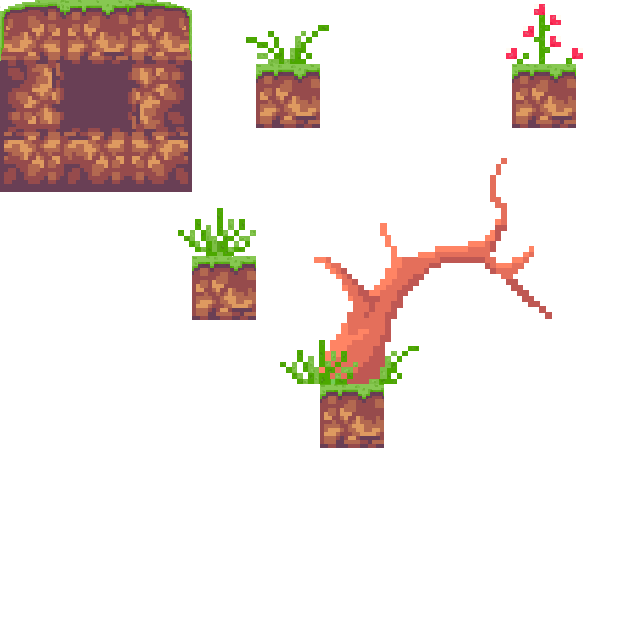
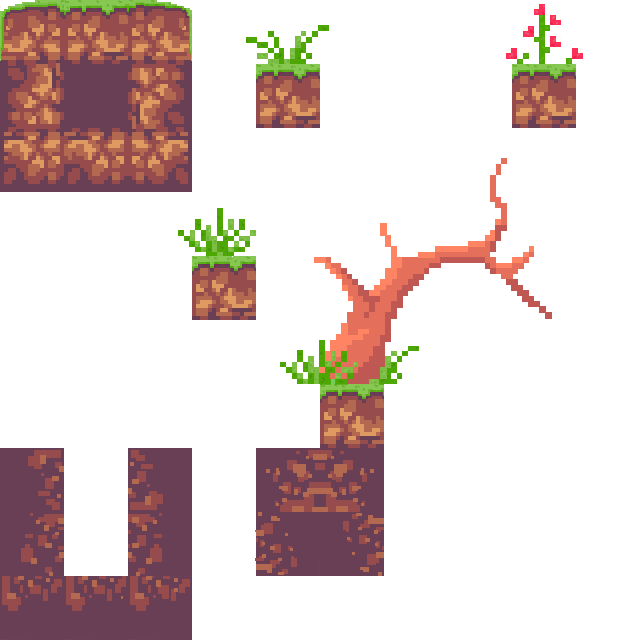
Comparing the layer stacks of the two (640, 640) images. Changes:
added group "extra sides" with 7 layers above "grass" over [0, 448, 192, 640]
added layer "extra side corner left" (luminosity) in group "extra sides" over [0, 512, 64, 576]
added layer "extra side corner right" (luminosity) in group "extra sides" over [128, 512, 192, 576]
added layer "extra side right bottom" (2nd of 2, in "extra sides") in group "extra sides" over [121, 576, 192, 640]
added layer "extra side middle bottom" in group "extra sides" over [64, 576, 128, 640]
added layer "extra side left bottom" (2nd of 2, in "extra sides") in group "extra sides" over [0, 576, 64, 640]
added layer "extra side left" (2nd of 2, in "extra sides") in group "extra sides" over [0, 448, 64, 512]
added layer "extra side right" (2nd of 2, in "extra sides") in group "extra sides" over [128, 448, 192, 512]
added group "grass" (1st of 2) with 20 layers over [0, 448, 384, 576]
added layer "corner left upper" (1st of 2, in "grass") in group "grass" over [320, 448, 384, 512]
added layer "corner left upper" (2nd of 2, in "grass") in group "grass" over [256, 448, 320, 512]
added layer "corner left bottom" in group "grass" over [320, 512, 384, 576]
added layer "corner right bottom" in group "grass" over [255, 512, 320, 576]
